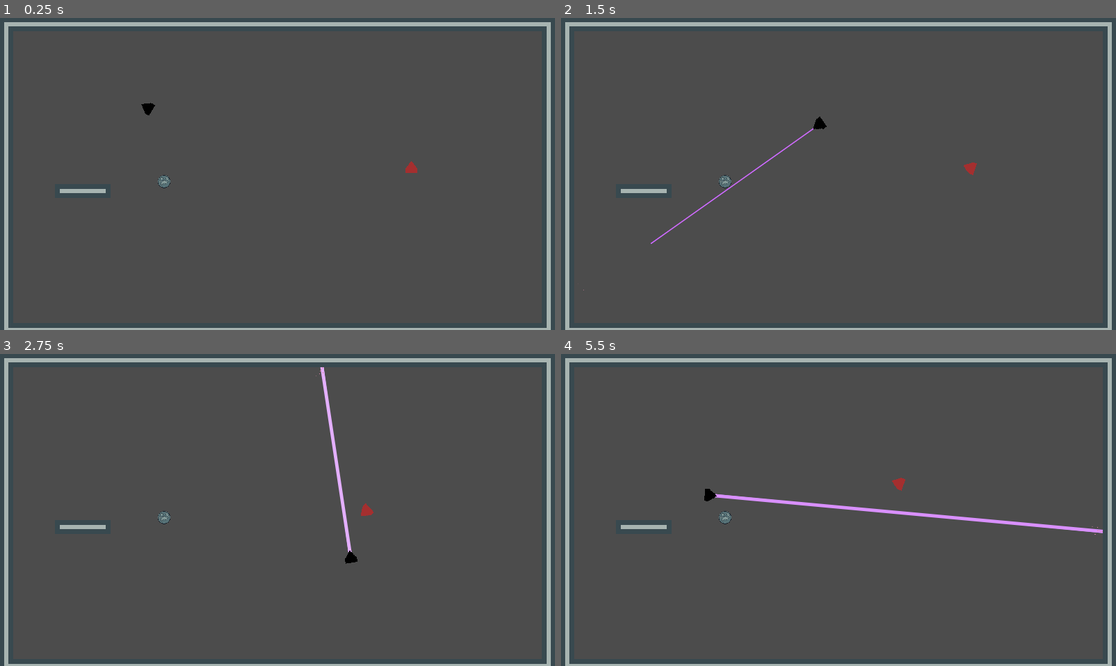
Above: before the commit, frames 1-4 (two rows, left to right).
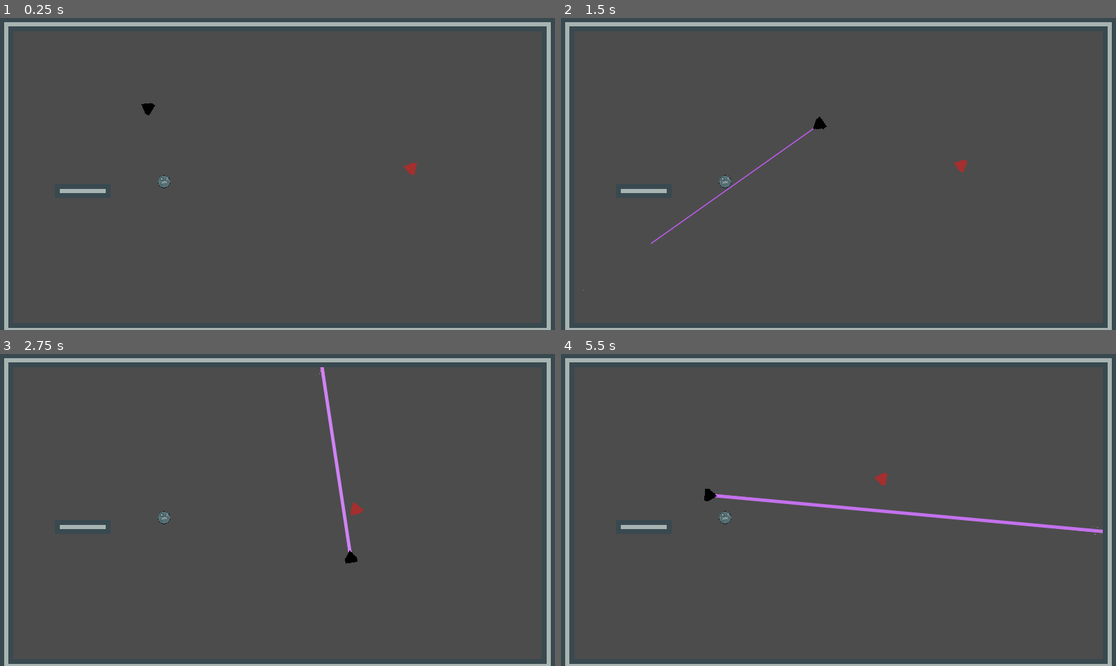
Above: after the commit, the same moments.

Repository: BulsonJ/Space_Shooter
Game: Godot game, scene res://World.tscn
Two runs of this game, one before a commit and one after it. Both use one fixed random seed, a clock stepped at 60 frames per second and the inputs below.
Inputs (mouse positions are in pixels of both pictures, inside the frame that each line leads up to):
- Up to frame 1 (0.25 s): no input
- Up to frame 2 (1.5 s): tap Enter at 0.5 s; move the mouse to (960, 158) at 0.52 s; press the mouse at (960, 158) at 0.53 s; hold D (move_right) 0.53-1.28 s; move the mouse to (727, 189) at 1.27 s; release the mouse at (727, 189) at 1.28 s; hold S (move_down) from 1.28 s (still down); click (727, 189) at 1.35 s
- Up to frame 3 (2.75 s): move the mouse to (333, 441) at 2.02 s; release S (move_down) at 2.03 s; press the mouse at (333, 441) at 2.03 s; hold D (move_right) from 2.03 s (still down)
- Up to frame 4 (5.5 s): move the mouse to (810, 572) at 2.77 s; release D (move_right) at 2.78 s; release the mouse at (810, 572) at 2.78 s; hold W (move_up) 2.78-3.53 s; click (810, 572) at 2.85 s; move the mouse to (1005, 556) at 3.52 s; press the mouse at (1005, 556) at 3.53 s; hold A (move_left) 3.53-5.03 s; move the mouse to (672, 463) at 4.27 s; release the mouse at (672, 463) at 4.28 s; click (672, 463) at 4.35 s; move the mouse to (866, 510) at 5.02 s; press the mouse at (866, 510) at 5.03 s; hold S (move_down) from 5.03 s (still down)

The runs differ from the first frame. In frame 1, less than 0.1% of the frame differs, in the area x 72-76%, y 45-51%; in frame 2, 0.2%; in frame 3, 0.5%; in frame 4, 0.8%, in the area x 27-98%, y 38-58%.

Commit message:
Enemy Wander State
Basic enemy wander state added.

Diff:
--- a/Enemies/Enemy_1.gd
+++ b/Enemies/Enemy_1.gd
@@ -4,28 +4,47 @@
 var speed := 100.0
 
 var _target: Player = null
+var _wander_target: Player = null
 var _velocity := Vector2.ZERO
 
 var max_health := 5.0
 onready var health = max_health
 
+enum state{
+	WANDER
+	CHASE
+}
+
+var currentState = state.WANDER
+
+export var noise: OpenSimplexNoise
+
 func _physics_process(delta: float) -> void:
-	 # In the absence of a target, we return from the function, causing the
-	# enemy to stay idle.
-	if not _target:
-		return
+	match currentState:
+		state.WANDER:
+			if not _wander_target:
+				return
 
-	# With a target, we steer towards it.
-	# The equation is the same as in the previous example.
-	var direction := global_position.direction_to(_target.global_position)
-	var desired_velocity := direction * speed
-	var steering := desired_velocity - _velocity
+			var direction := global_position.direction_to(_wander_target.global_position)
+			var desired_velocity := direction * (speed / 4.0)
+			var steering := desired_velocity - _velocity
 
-	_velocity += steering / 20.0
+			_velocity += steering / 40.0
 
-	# We rotate to look where we're moving.
+			if _target:
+				currentState = state.CHASE
+		state.CHASE:
+			if not _target:
+				currentState = state.WANDER
+				return
+			var direction := global_position.direction_to(_target.global_position)
+			var desired_velocity := direction * speed
+			var steering := desired_velocity - _velocity
+
+			_velocity += steering / 20.0
+
 	rotation = _velocity.angle() + PI / 2
-	# Finally, we move towards the target
+
 	move_and_slide(_velocity)
 
 func take_damage(amount) -> void:
@@ -41,3 +60,9 @@
 
 func _on_DetectionArea_body_exited(body: Player) -> void:
 	_target = null
+
+func _on_WanderDetectionArea_body_entered(body: Player) -> void:
+	_wander_target = body
+
+func _on_WanderDetectionArea_body_exited(body: Player) -> void:
+	_wander_target = null
--- a/Enemies/Enemy_1.tscn
+++ b/Enemies/Enemy_1.tscn
@@ -1,12 +1,15 @@
-[gd_scene load_steps=6 format=2]
+[gd_scene load_steps=7 format=2]
 
 [ext_resource path="res://Enemies/Enemy_1.png" type="Texture" id=1]
 [ext_resource path="res://Enemies/Enemy_1.gd" type="Script" id=2]
 
 [sub_resource type="CircleShape2D" id=1]
 
-[sub_resource type="CircleShape2D" id=2]
+[sub_resource type="CircleShape2D" id=4]
 radius = 400.0
+
+[sub_resource type="CircleShape2D" id=5]
+radius = 1594.2
 
 [sub_resource type="CircleShape2D" id=3]
 
@@ -23,12 +26,18 @@
 shape = SubResource( 1 )
 
 [node name="DetectionArea" type="Area2D" parent="."]
-visible = false
 collision_layer = 0
 collision_mask = 2
 
 [node name="CollisionShape2D" type="CollisionShape2D" parent="DetectionArea"]
-shape = SubResource( 2 )
+shape = SubResource( 4 )
+
+[node name="WanderDetectionArea" type="Area2D" parent="."]
+collision_layer = 0
+collision_mask = 2
+
+[node name="CollisionShape2D" type="CollisionShape2D" parent="WanderDetectionArea"]
+shape = SubResource( 5 )
 
 [node name="Hurtbox" type="Area2D" parent="."]
 collision_layer = 8
@@ -39,3 +48,5 @@
 
 [connection signal="body_entered" from="DetectionArea" to="." method="_on_DetectionArea_body_entered"]
 [connection signal="body_exited" from="DetectionArea" to="." method="_on_DetectionArea_body_exited"]
+[connection signal="body_entered" from="WanderDetectionArea" to="." method="_on_WanderDetectionArea_body_entered"]
+[connection signal="body_exited" from="WanderDetectionArea" to="." method="_on_WanderDetectionArea_body_exited"]
--- a/Environment/Hazards/Trap_Laser.gd
+++ /dev/null
@@ -1,4 +0,0 @@
-extends StaticBody2D
-
-func _ready() -> void:
-	$LaserBeam2D.is_casting = true
--- a/Environment/Hazards/Trap_Laser.tscn
+++ /dev/null
@@ -1,35 +0,0 @@
-[gd_scene load_steps=5 format=2]
-
-[ext_resource path="res://Environment/Hazards/Trap_Laser.png" type="Texture" id=1]
-[ext_resource path="res://Weapons/LaserBeam/LaserBeam.tscn" type="PackedScene" id=2]
-
-[sub_resource type="RectangleShape2D" id=1]
-extents = Vector2( 3, 6 )
-
-[sub_resource type="CircleShape2D" id=2]
-radius = 4.0
-
-[node name="Trap_Laser" type="StaticBody2D"]
-
-[node name="CollisionShape2D" type="CollisionShape2D" parent="."]
-position = Vector2( 3, 0 )
-shape = SubResource( 1 )
-
-[node name="CollisionShape2D2" type="CollisionShape2D" parent="."]
-position = Vector2( 5, 0 )
-shape = SubResource( 2 )
-
-[node name="LaserBeam2D" parent="." instance=ExtResource( 2 )]
-position = Vector2( 2, 0 )
-
-[node name="FillLine2D" parent="LaserBeam2D" index="0"]
-position = Vector2( 3, 0 )
-width = 4.0
-default_color = Color( 1, 0.34902, 0.34902, 1 )
-
-[node name="Sprite" type="Sprite" parent="."]
-rotation = 1.5708
-texture = ExtResource( 1 )
-offset = Vector2( 0, -16 )
-
-[editable path="LaserBeam2D"]
--- a/Player/Player.gd
+++ b/Player/Player.gd
@@ -7,6 +7,7 @@
 export var turning_drag := 8.0
 
 var _velocity := Vector2.ZERO
+var _rotation := 0.0
 
 onready var weapon_slot = $WeaponSlot
 
@@ -26,8 +27,4 @@
 
 	_velocity = move_and_slide(_velocity)
 
-	# Slow rotation down so not instant
-	var desired_rotation = get_global_mouse_position()
-	var current_rotation = (get_global_mouse_position() - position)
-
-	look_at(desired_rotation)
+	rotation = get_global_mouse_position().angle_to_point(position) + PI / 2
--- a/Player/Player.tscn
+++ b/Player/Player.tscn
@@ -1,6 +1,6 @@
 [gd_scene load_steps=7 format=2]
 
-[ext_resource path="res://Player_Ship.png" type="Texture" id=1]
+[ext_resource path="res://Player/Player_Ship.png" type="Texture" id=1]
 [ext_resource path="res://Player/Player.gd" type="Script" id=2]
 [ext_resource path="res://Weapons/LaserBeam/LaserBeam.tscn" type="PackedScene" id=3]
 [ext_resource path="res://Player/WeaponSlot.gd" type="Script" id=4]
@@ -16,7 +16,7 @@
 script = ExtResource( 2 )
 
 [node name="WeaponSlot" type="Node2D" parent="."]
-position = Vector2( 8, 0 )
+position = Vector2( 0, -7 )
 script = ExtResource( 4 )
 
 [node name="LaserBeam2D" parent="WeaponSlot" instance=ExtResource( 3 )]
@@ -27,7 +27,6 @@
 shape = SubResource( 1 )
 
 [node name="Sprite" type="Sprite" parent="."]
-rotation = 1.5708
 texture = ExtResource( 1 )
 offset = Vector2( 0, -3 )
 
--- a/Weapons/LaserBeam/LaserBeam.gd
+++ b/Weapons/LaserBeam/LaserBeam.gd
@@ -36,7 +36,7 @@
 
 func _physics_process(delta: float) -> void:
 	# Increases length of the ray every frame, until max length is reached
-	cast_to = (cast_to + Vector2.RIGHT * cast_speed * delta).clamped(max_length)
+	cast_to = (cast_to + Vector2.UP * cast_speed * delta).clamped(max_length)
 
 	# Checks collisions for length of beam
 	cast_beam()
@@ -51,10 +51,7 @@
 
 		# Start damage timer and change weapon colour
 		damage_timer.start(weapon_time)
-		if hit_tween.is_active():
-			hit_tween.stop_all()
-		hit_tween.interpolate_property(fill, "default_color", weapon_default_color, weapon_hit_color, weapon_time, Tween.TRANS_LINEAR)
-		hit_tween.start()
+		_charge_beam()
 
 		appear()
 	else:
@@ -101,16 +98,12 @@
 	tween.interpolate_property(fill, "width", fill.width, 0, growth_time)
 	tween.start()
 
+# Body is kept track of, so that when damage timer is done, damage is applied to the most recent object
+# colliding with the end of the laser
+
+# Could change to applying to all overlapping bodies
+# Would need to show circle at end of beam to communicate
 var _body_hit : Node = null
-
-# Beam now tweens to a hit colour when damage is done.
-# However, current implementation is weird and means beam has to explicitly stay on target for 1s to do damage.
-# Beam should just do damage to whatever is there for every 1s held down.
-
-# Beam charges to do 1 damage per second vs Beam needs 1s on target to do dmg
-# left implementation makes more sense
-
-# When beam hits enemy, start damage timer
 func _on_CollisionPoint_body_entered(body: Node) -> void:
 	_body_hit = body
 
@@ -122,6 +115,9 @@
 		if _body_hit.has_method("take_damage"):
 			_body_hit.take_damage(weapon_damage)
 
+	_charge_beam()
+
+func _charge_beam() -> void:
 	if hit_tween.is_active():
 		hit_tween.stop_all()
 	hit_tween.interpolate_property(fill, "default_color", weapon_default_color, weapon_hit_color, weapon_time, Tween.TRANS_LINEAR)
--- a/Weapons/LaserBeam/LaserBeam.tscn
+++ b/Weapons/LaserBeam/LaserBeam.tscn
@@ -26,12 +26,12 @@
 cast_to = Vector2( 50, 0 )
 collision_mask = 9
 script = ExtResource( 2 )
-weapon_hit_color = Color( 0.944654, 0.835938, 1, 1 )
+weapon_hit_color = Color( 0.866667, 0.6, 1, 1 )
 
 [node name="FillLine2D" type="Line2D" parent="."]
 points = PoolVector2Array( 0, 0, 100, 0 )
 width = 6.0
-default_color = Color( 0.780392, 0.34902, 1, 1 )
+default_color = Color( 0.694118, 0.317647, 0.886275, 1 )
 texture_mode = 2
 joint_mode = 2
 begin_cap_mode = 2
--- a/World.tscn
+++ b/World.tscn
@@ -94,6 +94,8 @@
 } ]
 0/z_index = 0
 
+[sub_resource type="OpenSimplexNoise" id=9]
+
 [node name="World" type="Node2D"]
 
 [node name="Player" parent="." instance=ExtResource( 1 )]
@@ -101,6 +103,8 @@
 
 [node name="Asteroid" parent="." instance=ExtResource( 2 )]
 position = Vector2( 379, 378 )
+mass = 10.0
+linear_damp = -1.0
 
 [node name="TileMap" type="TileMap" parent="."]
 tile_set = SubResource( 8 )
@@ -110,3 +114,4 @@
 
 [node name="Enemy_1" parent="." instance=ExtResource( 6 )]
 position = Vector2( 948, 348 )
+noise = SubResource( 9 )
--- a/project.godot
+++ b/project.godot
@@ -84,8 +84,7 @@
 }
 shoot={
 "deadzone": 0.5,
-"events": [ Object(InputEventKey,"resource_local_to_scene":false,"resource_name":"","device":0,"alt":false,"shift":false,"control":false,"meta":false,"command":false,"pressed":false,"scancode":32,"unicode":0,"echo":false,"script":null)
-, Object(InputEventMouseButton,"resource_local_to_scene":false,"resource_name":"","device":0,"alt":false,"shift":false,"control":false,"meta":false,"command":false,"button_mask":0,"position":Vector2( 0, 0 ),"global_position":Vector2( 0, 0 ),"factor":1.0,"button_index":1,"pressed":false,"doubleclick":false,"script":null)
+"events": [ Object(InputEventMouseButton,"resource_local_to_scene":false,"resource_name":"","device":0,"alt":false,"shift":false,"control":false,"meta":false,"command":false,"button_mask":0,"position":Vector2( 0, 0 ),"global_position":Vector2( 0, 0 ),"factor":1.0,"button_index":1,"pressed":false,"doubleclick":false,"script":null)
  ]
 }
 
Binary file removed: Environment/Hazards/Trap_Laser.aseprite
Binary file removed: Environment/Hazards/Trap_Laser.png
Not shown, removed: Environment/Hazards/Trap_Laser.png.import
Binary file added: GIFs/Tween.gif
Binary file changed: Player/Player_Ship.png
Binary file removed: Player_Ship.png
Not shown, removed: Player_Ship.png.import
Not shown: 1 places in World.tscn that only renumber resources
